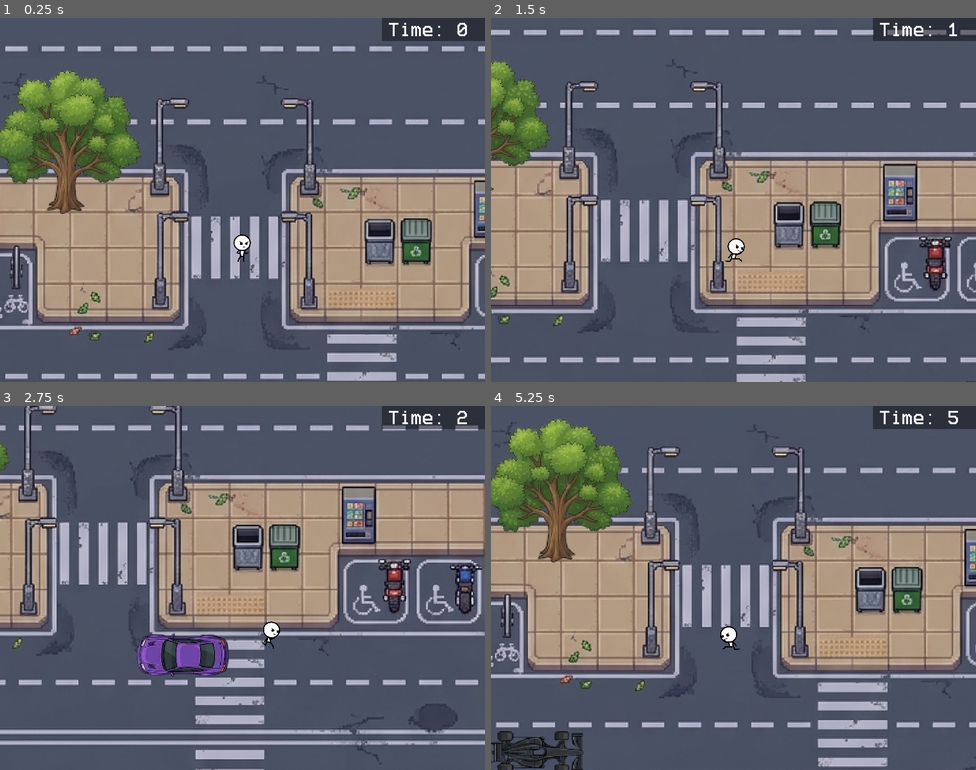
Above: before the commit, frames 1-4 (two rows, left to right).
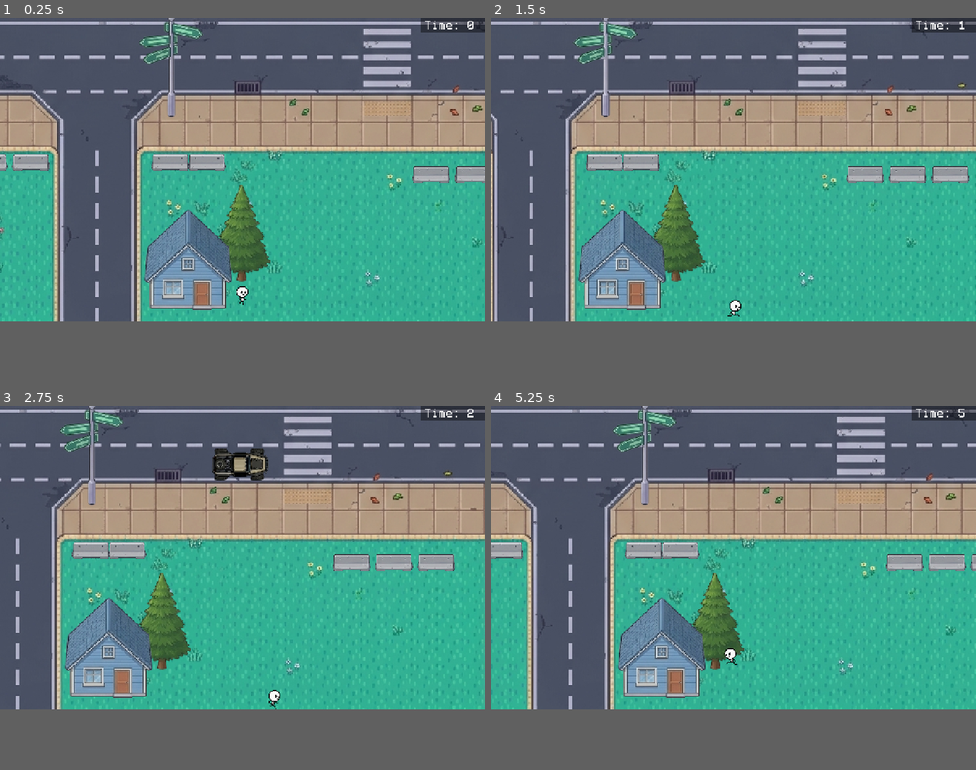
Above: after the commit, the same moments.

Repository: KramStyles/Godot-Tutorials
Game: Godot game, scene res://scenes/main.tscn
Same seed, same stepped clock (60 frames per second), same inputs: the game is played once before the commit and once after it.
Inputs:
- Up to frame 1 (0.25 s): no input
- Up to frame 2 (1.5 s): tap Enter (ui_accept) at 0.5, 0.6, 0.77, 1.07, 1.35 s; hold D (move_right) 0.53-1.28 s; hold S (move_down) from 1.28 s (still down)
- Up to frame 3 (2.75 s): tap Enter (ui_accept) at 1.52, 1.82, 2.1 s; release S (move_down) at 2.03 s; hold D (move_right) from 2.03 s (still down)
- Up to frame 4 (5.25 s): release D (move_right) at 2.78 s; hold W (move_up) 2.78-3.53 s; tap Enter (ui_accept) at 2.85, 3.02, 3.32, 3.6, 3.77, 4.07, 4.35, 4.52, 4.82, 5.1 s; hold A (move_left) 3.53-5.03 s; hold S (move_down) from 5.03 s (still down)
In our replay, the window is 800x600 before the commit and 800x500 after it. These sizes can differ from the game's own. Grey fills any space a smaller window leaves; there, only what the larger window draws over its background counts as a difference.

The runs differ from the first frame. In frame 1, 71% of the frame differs, in the area x 0-100%, y 0-100%; in frame 2, 69%; in frame 3, 64%; in frame 4, 72%.

Commit message:
added audio and fixed dying animation

Diff:
--- /dev/null
+++ b/005-frogger-clear-code/default_bus_layout.tres
@@ -0,0 +1,9 @@
+[gd_resource type="AudioBusLayout" format=3 uid="uid://ca4hg1ikwnm8v"]
+
+[resource]
+bus/1/name = &"Background"
+bus/1/solo = false
+bus/1/mute = false
+bus/1/bypass_fx = false
+bus/1/volume_db = -14.622803
+bus/1/send = &"Master"
--- a/005-frogger-clear-code/project.godot
+++ b/005-frogger-clear-code/project.godot
@@ -15,14 +15,18 @@
 config/features=PackedStringArray("4.7", "Forward Plus")
 config/icon="res://icon.svg"
 
+[audio]
+
+buses/default_bus_layout="uid://ca4hg1ikwnm8v"
+
 [autoload]
 
 Global="*uid://bi2blg1bxhfmi"
 
 [display]
 
-window/size/viewport_width=800
-window/size/viewport_height=600
+window/size/viewport_width=1280
+window/size/viewport_height=800
 window/stretch/mode="canvas_items"
 window/stretch/aspect="expand"
 
--- a/005-frogger-clear-code/scenes/car.tscn
+++ b/005-frogger-clear-code/scenes/car.tscn
@@ -2,6 +2,7 @@
 
 [ext_resource type="Texture2D" uid="uid://d1vhfwe7eeoc4" path="res://assets/images/cars.png" id="1_c35m8"]
 [ext_resource type="Script" uid="uid://b4buiht35w4bn" path="res://scenes/car.gd" id="1_qt2eu"]
+[ext_resource type="AudioStream" uid="uid://yejgkhtulxsa" path="res://assets/audio/car.mp3" id="3_50v30"]
 
 [sub_resource type="AtlasTexture" id="AtlasTexture_otl3t"]
 atlas = ExtResource("1_c35m8")
@@ -25,4 +26,11 @@
 
 [node name="VisibleOnScreenNotifier2D" type="VisibleOnScreenNotifier2D" parent="." unique_id=1047573570]
 
+[node name="AudioStreamPlayer" type="AudioStreamPlayer2D" parent="." unique_id=2066798398]
+stream = ExtResource("3_50v30")
+volume_db = -22.807
+autoplay = true
+max_distance = 500.0
+parameters/looping = true
+
 [connection signal="screen_exited" from="VisibleOnScreenNotifier2D" to="." method="_on_visible_on_screen_notifier_2d_screen_exited"]
--- a/005-frogger-clear-code/scenes/global.tscn
+++ b/005-frogger-clear-code/scenes/global.tscn
@@ -1,6 +1,13 @@
 [gd_scene format=3 uid="uid://bi2blg1bxhfmi"]
 
 [ext_resource type="Script" uid="uid://2l8j2k1cq20d" path="res://scripts/global.gd" id="1_4pk28"]
+[ext_resource type="AudioStream" uid="uid://b3fue3tcosp41" path="res://assets/audio/S31-City on Speed.ogg" id="2_nmxvb"]
 
 [node name="Global" type="Node" unique_id=1452471184]
 script = ExtResource("1_4pk28")
+
+[node name="AudioStreamPlayer" type="AudioStreamPlayer" parent="." unique_id=1882014454]
+stream = ExtResource("2_nmxvb")
+autoplay = true
+bus = &"Background"
+parameters/looping = true
--- a/005-frogger-clear-code/scenes/main.tscn
+++ b/005-frogger-clear-code/scenes/main.tscn
@@ -117,7 +117,7 @@
 y_sort_enabled = true
 
 [node name="Player" parent="Objects" unique_id=2144651128 instance=ExtResource("2_0wfyh")]
-position = Vector2(58, 98)
+position = Vector2(-24, 630)
 
 [node name="LargeTree" parent="Objects" unique_id=1877348803 instance=ExtResource("5_tbgi4")]
 position = Vector2(-104, 2)
--- a/005-frogger-clear-code/scenes/player.gd
+++ b/005-frogger-clear-code/scenes/player.gd
@@ -4,9 +4,16 @@
 
 const SPEED := 100.0
 var direction = Vector2.ONE
+var is_dead := false
+
+
+func die():
+	is_dead = true
+	animated_sprite.play("die")
 
 
 func _physics_process(delta: float) -> void:
+	if is_dead: return
 
 	# This gets the direction: -1, 0, 1
 	direction = Input.get_vector("move_left", "move_right", "move_up", "move_down")
--- a/005-frogger-clear-code/scenes/player.tscn
+++ b/005-frogger-clear-code/scenes/player.tscn
@@ -69,7 +69,7 @@
 "duration": 1.0,
 "texture": ExtResource("11_hhpqf")
 }],
-"loop": 1,
+"loop": 0,
 "name": &"die",
 "speed": 7.0
 }, {
@@ -179,9 +179,8 @@
 position = Vector2(-0.6666666, -1.6666665)
 scale = Vector2(0.05, 0.05)
 sprite_frames = SubResource("SpriteFrames_s0msa")
-animation = &"idle"
+animation = &"die"
 autoplay = "idle"
-frame_progress = 0.833575
 
 [node name="CollisionShape2D" type="CollisionShape2D" parent="." unique_id=1631049534]
 position = Vector2(-0.6666667, 0.6666666)
@@ -189,7 +188,7 @@
 
 [node name="Camera2D" type="Camera2D" parent="." unique_id=666137108]
 position = Vector2(-0.33333334, -14.333334)
-zoom = Vector2(1.8, 1.8)
+zoom = Vector2(2, 2)
 limit_left = -400
 limit_top = -665
 limit_right = 400
--- a/005-frogger-clear-code/scripts/main.gd
+++ b/005-frogger-clear-code/scripts/main.gd
@@ -21,13 +21,12 @@
 
 
 func go_to_title(body):
-	# Wait specifically for the "die" animation to finish playing
-
 	# Save score and switch scenes AFTER the animation completes
 	Global.user_score = "Game Over: {score}".format({"score": time_started})
-	body.animated_sprite.play("die")
+	if body.has_method("die"):
+		body.die()
+
 	await body.animated_sprite.animation_finished
-	print("reaching")
 	change_scene()
 	# Not working
 	#await body.animated_sprite.animation_finished
@@ -46,11 +45,11 @@
 
 func _on_finish_area_body_entered(_body: Node2D) -> void:
 	Global.user_score = "High Score: {score}".format({"score": time_started})
-	call_deferred("change_scene")
+	change_scene()
 
 
 func change_scene():
-	get_tree().change_scene_to_file("res://scenes/title.tscn")
+	get_tree().call_deferred("change_scene_to_file", "res://scenes/title.tscn")
 
 
 
Not shown, added: 005-frogger-clear-code/assets/audio/S31-City on Speed.ogg.import
Not shown, added: 005-frogger-clear-code/assets/audio/car.mp3.import
Not shown, added: 005-frogger-clear-code/assets/audio/S31-City on Speed.ogg
Not shown, added: 005-frogger-clear-code/assets/audio/car.mp3
